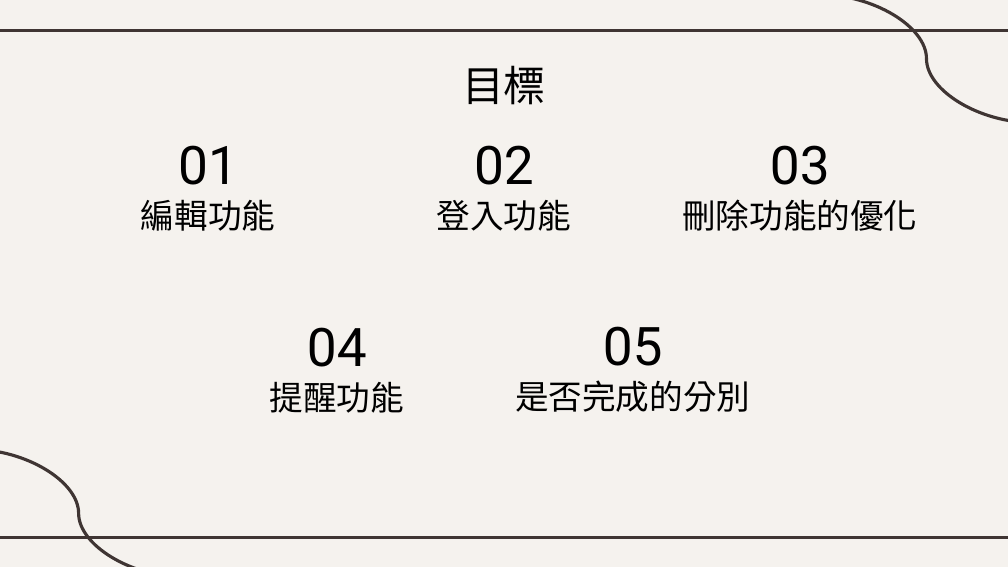
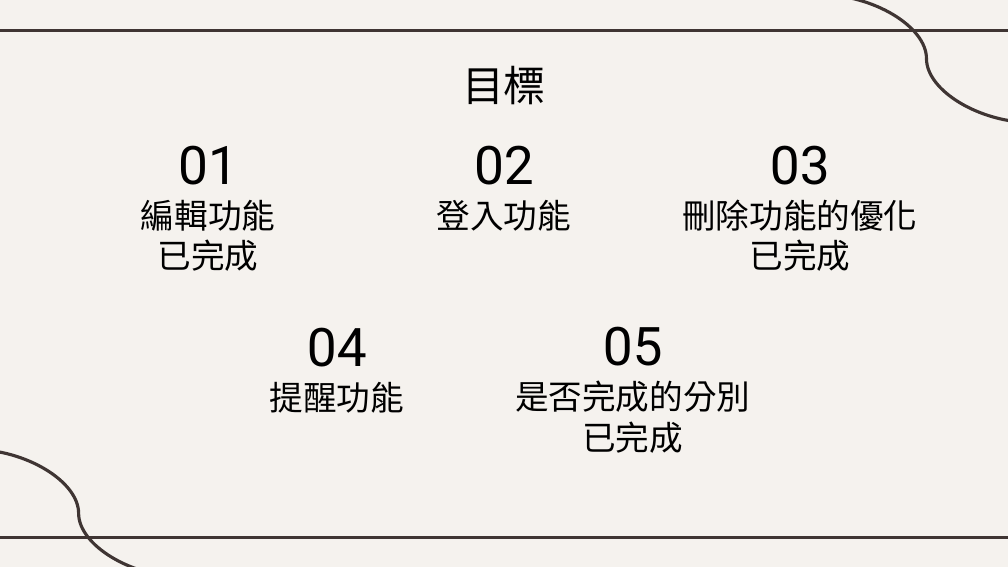
Before and after one commit to GongShaoGu/APP_Final, a slide deck: slide 11 of Final_APP.pptx. Drawn at 1008x567 pixels with LibreOffice and Linux fonts; fonts in the diff are those of the drawing. Boxes give left, top, right and bottom in pixels: in the first picture for what was removed or moved away, otherwise in the second. Text is boxed around its words. In the diff, an @@ line names an element or a change of style, - is before the commit and + after.

```diff
--- a/Final_APP.pptx
+++ b/Final_APP.pptx
@@ title at [141, 199, 275, 271]: text changed @@
-編輯功能
+編輯功能
+已完成
@@ title at [682, 199, 917, 271]: text changed @@
-刪除功能的優化
+刪除功能的優化
+已完成
@@ title at [515, 380, 750, 453]: text changed @@
-是否完成的分別
+是否完成的分別
+已完成
```
Also in this commit, not shown: 8 other files.
